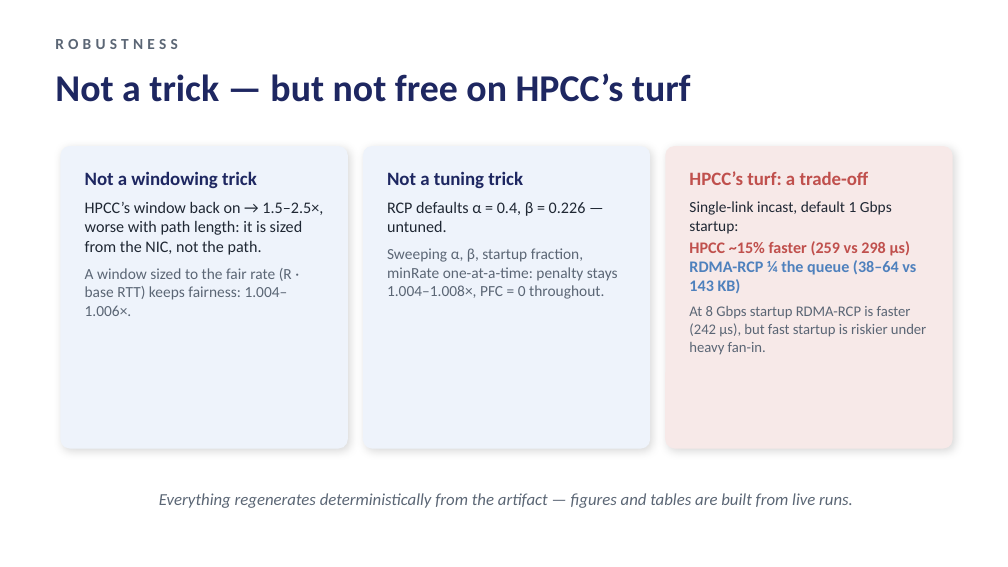
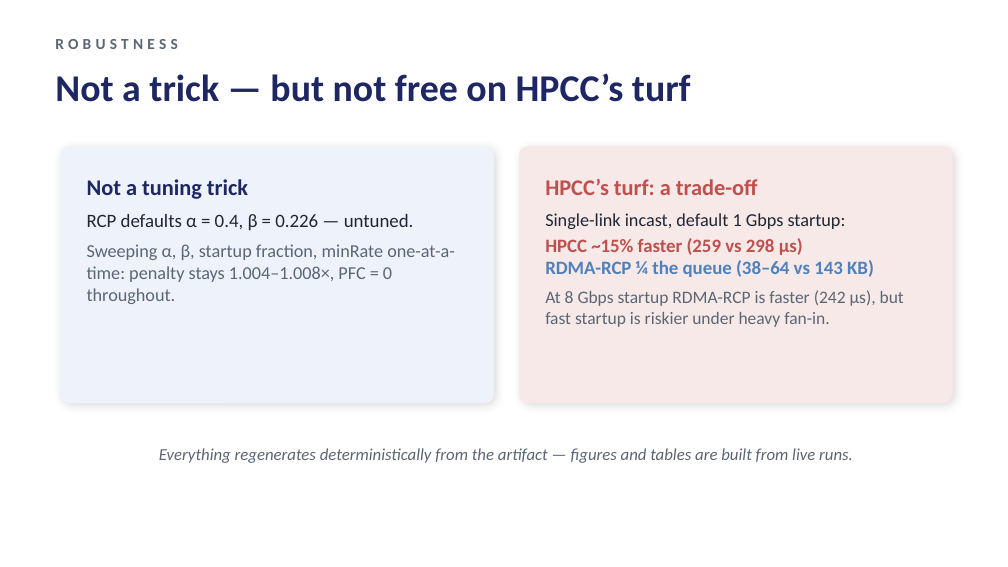
Before and after one commit to UNOCourseDemo/hpcc-fs, a slide deck: slide 18 of examples/hpcc/hpcc-fs/talk/ipccc2026-talk.pptx. Drawn at 1008x567 pixels with LibreOffice and Linux fonts; fonts in the diff are those of the drawing. Boxes give left, top, right and bottom in pixels: in the first picture for what was removed or moved away, otherwise in the second. Text is boxed around its words. In the diff, an @@ line names an element or a change of style, - is before the commit and + after.

Commit message:
talk: slide 18 two-card layout

```diff
--- a/examples/hpcc/hpcc-fs/talk/ipccc2026-talk.pptx
+++ b/examples/hpcc/hpcc-fs/talk/ipccc2026-talk.pptx
@@ rounded rectangle: place and size @@
-rounded rectangle at box(60, 146, 348, 449)
+rounded rectangle at box(60, 146, 494, 403)
@@ rounded rectangle at box(60, 146, 494, 403): proportions changed @@
@@ rounded rectangle: place and size @@
-rounded rectangle at box(363, 146, 650, 449)
+rounded rectangle at box(519, 146, 953, 403)
@@ rounded rectangle at box(519, 146, 953, 403): fill #EEF3FB to #F7E9E8; proportions changed @@
@@ rounded rectangle removed at box(665, 146, 953, 449) @@
@@ text removed at box(85, 171, 323, 316) @@
-Not a windowing trick
-HPCC’s window back on → 1.5–2.5×, worse with path length: it is sized from the NIC, not the path.
-A window sized to the fair rate (R · base RTT) keeps fairness: 1.004–1.006×.
@@ text "Not a tuning trick": place and size @@
-text "Not a tuning trick" at box(387, 171, 618, 299)
+text "Not a tuning trick" at box(87, 179, 455, 304)
@@ text "Not a tuning trick" at box(87, 179, 455, 304): size 13.5 to 16 pt in "Not a tuning trick"; size 11.5 to 13.5 pt in "RCP defaults α = 0.4, β = ..."; size 11 to 13 pt in "Sweeping α, β, startup fraction, minRate one-at-a-time: ..." @@
@@ text "HPCC’s turf: a trade-off": place and size @@
-text "HPCC’s turf: a trade-off" at box(689, 171, 926, 354)
+text "HPCC’s turf: a trade-off" at box(545, 179, 904, 327)
@@ text "HPCC’s turf: a trade-off" at box(545, 179, 904, 327): size 13.5 to 16 pt in "HPCC’s turf: a trade-off"; size 11 to 13 pt in "Single-link incast, default 1 Gbps startup:"; size 11.5 to 13.5 pt in "HPCC ~15% faster (259 vs 298 μs)", "RDMA-RCP ¼ the queue (38–64 vs 143 ..."; size 10.5 to 12.5 pt in "At 8 Gbps startup RDMA-RCP is faster ..." @@
@@ text "Everything regenerates deterministically from the ...": place and size @@
-text "Everything regenerates deterministically from the ..." at box(159, 493, 853, 508)
+text "Everything regenerates deterministically from the ..." at box(159, 448, 853, 463)
```
Also in this commit, not shown: 3 other files.
